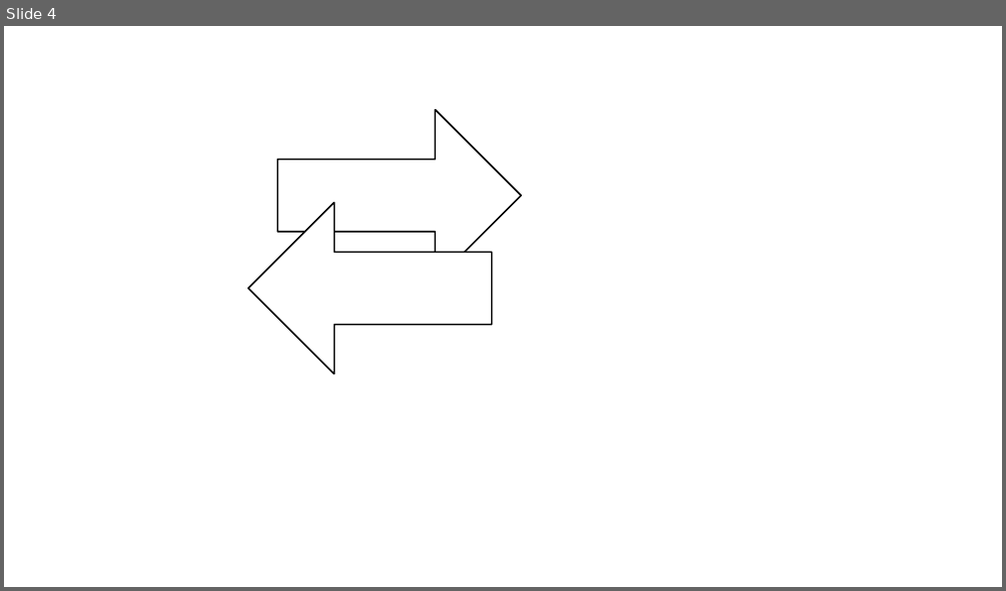
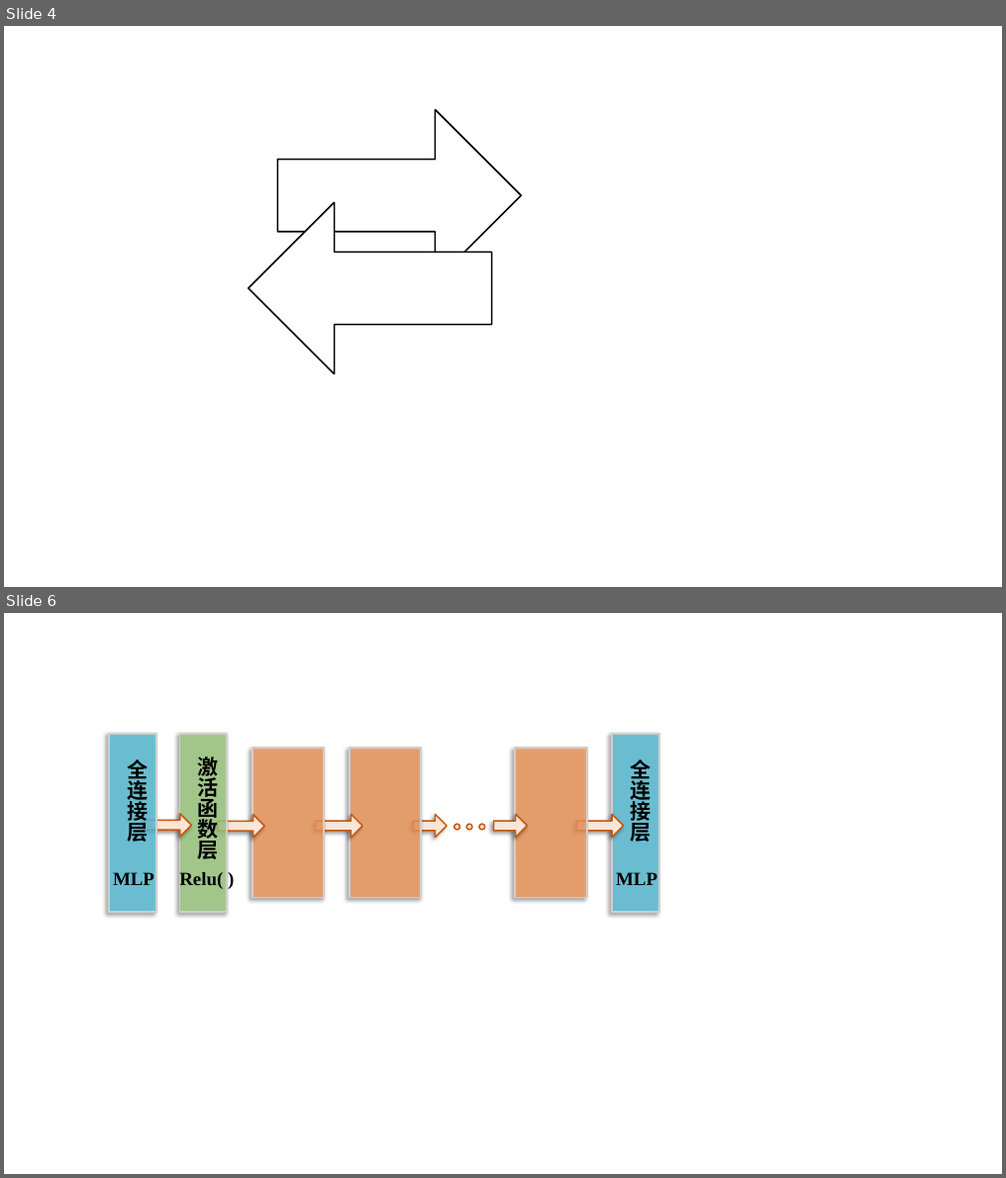
Before and after one commit to findmezackbone/BPs_BPTK, a slide deck: 演示文稿1.pptx. Shown one above the other, each under a label of ours: slide 4 before the commit, slides 4 and 6 after it; the slides between them are not shown. The pictures are 1006x591 and 1006x1178 pixels, drawn with LibreOffice and Linux fonts; fonts in the diff are those of the drawing. Boxes give left, top, right and bottom in pixels: in the first picture for what was removed or moved away, otherwise in the second. Text is boxed around its words. In the diff, an @@ line names an element or a change of style, - is before the commit and + after.

```diff
--- a/演示文稿1.pptx
+++ b/演示文稿1.pptx
@@ slide 6 added at [4, 613, 1002, 1174], background #FFFFFF @@
@@ rectangle added at [109, 734, 156, 912], fill #59C1D9 at 80% opacity, outline #D0CECE 1.75 pt @@
@@ text added at [127, 760, 148, 845], 20 pt, text #000000, bold @@
+全连接层
@@ rectangle added at [180, 734, 227, 912], fill #A0CC82 at 80% opacity, outline #D0CECE 1.75 pt @@
@@ text added at [198, 754, 219, 860], 20 pt, text #000000, bold @@
+激活函数层
@@ rectangle added at [252, 748, 325, 897], fill #F1995D at 80% opacity, outline #D0CECE 1.75 pt @@
@@ rectangle added at [350, 748, 421, 897], fill #F1995D at 80% opacity, outline #D0CECE 1.75 pt @@
@@ rectangle added at [515, 748, 587, 897], fill #F1995D at 80% opacity, outline #D0CECE 1.75 pt @@
@@ rectangle added at [612, 734, 659, 912], fill #59C1D9 at 80% opacity, outline #D0CECE 1.75 pt @@
@@ text added at [630, 760, 650, 845], 20 pt, text #000000, bold @@
+全连接层
@@ down arrow added at [145, 814, 192, 837], fill #FBE5D6, outline #C55A11 1.5 pt @@
@@ down arrow added at [218, 814, 264, 838], fill #FBE5D6, outline #C55A11 1.5 pt @@
@@ down arrow added at [316, 814, 362, 838], fill #FBE5D6, outline #C55A11 1.5 pt @@
@@ down arrow added at [414, 814, 448, 838], fill #FBE5D6, outline #C55A11 1.5 pt @@
@@ down arrow added at [494, 814, 528, 838], fill #FBE5D6, outline #C55A11 1.5 pt @@
@@ down arrow added at [576, 814, 624, 838], fill #FBE5D6, outline #C55A11 1.5 pt @@
@@ ellipse added at [454, 824, 460, 830], fill #FBE5D6, outline #C55A11 1.5 pt @@
@@ ellipse added at [466, 824, 472, 830], fill #FBE5D6, outline #C55A11 1.5 pt @@
@@ ellipse added at [479, 824, 484, 830], fill #FBE5D6, outline #C55A11 1.5 pt @@
@@ text added at [113, 872, 154, 885], 18 pt, text #000000, bold @@
+MLP
@@ text added at [179, 871, 223, 890], 18 pt, text #000000, bold @@
+Relu( )
@@ text added at [616, 872, 657, 885], 18 pt, text #000000, bold @@
+MLP
```
Also in this commit, not shown: 1 slide changed.
